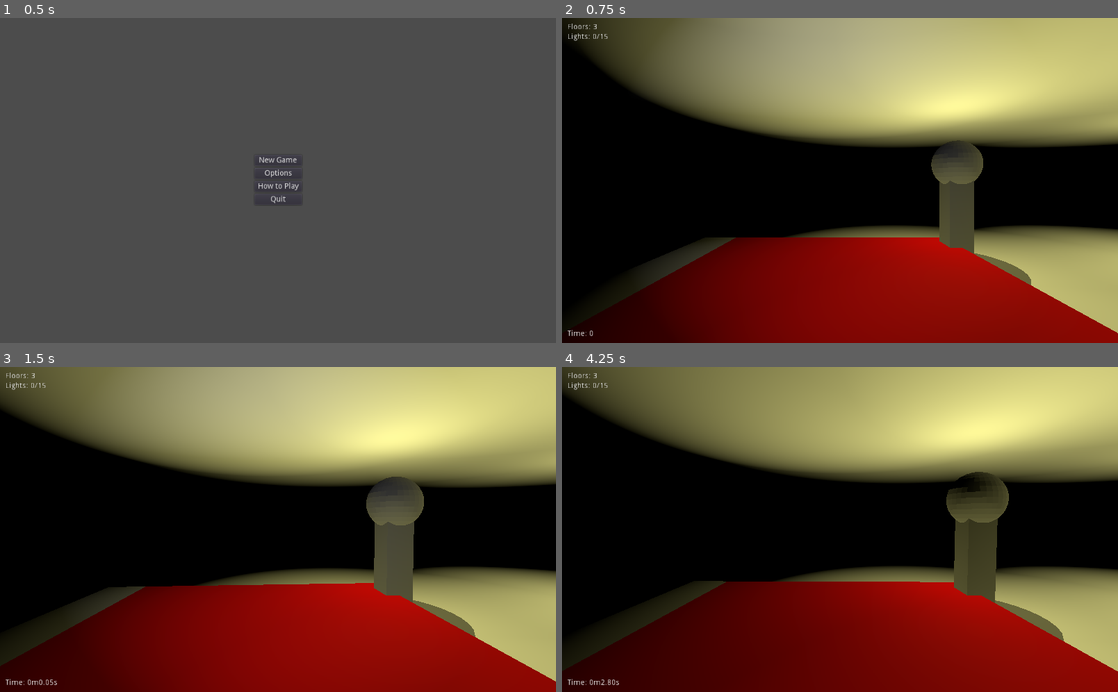
Above: before the commit, frames 1-4 (two rows, left to right).
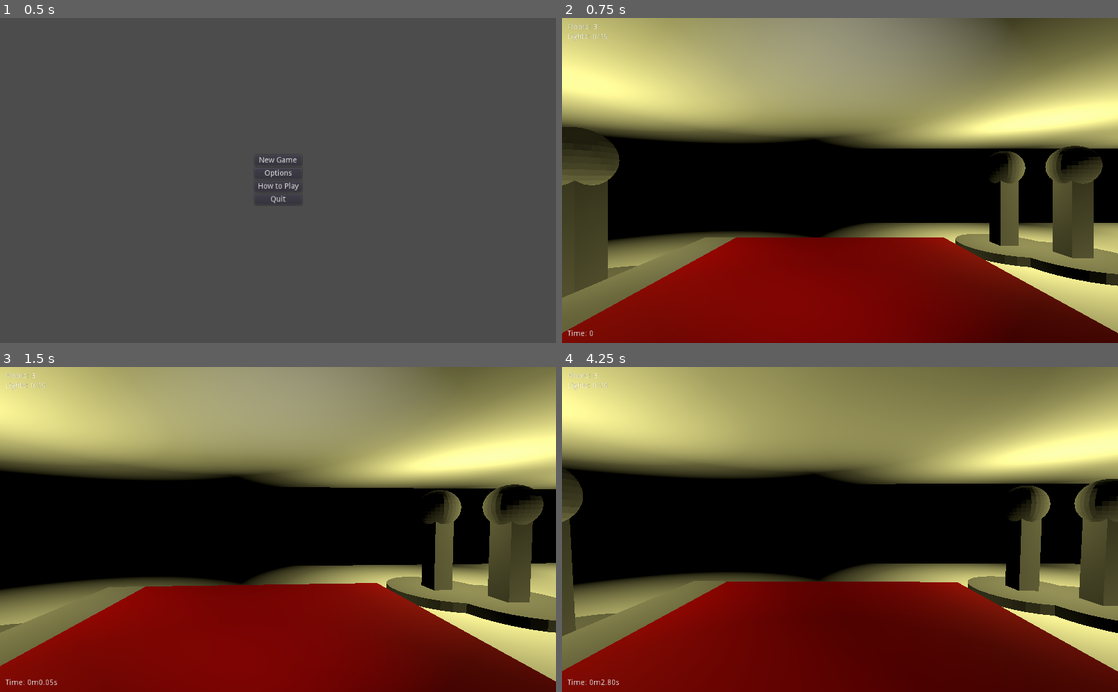
Above: after the commit, the same moments.

Repository: Arc676/Photonic-Salvation
Game: Godot game, scene res://Scenes/Main Menu.tscn
Two runs of this game, one before a commit and one after it. Both use one fixed random seed, a clock stepped at 60 frames per second and the inputs below.
Inputs (mouse positions are in pixels of both pictures, inside the frame that each line leads up to):
- Up to frame 1 (0.5 s): no input
- Up to frame 2 (0.75 s): click "New Game" at 0.5 s
- Up to frame 3 (1.5 s): tap Enter at 1.25 s; move the mouse to (305, 529) at 1.27 s; hold Up (ui_up) from 1.28 s (still down); tap Space (flashlight) at 1.35 s
- Up to frame 4 (4.25 s): keep holding Up (ui_up); move the mouse to (812, 529) at 2.02 s; click (812, 529) at 2.1 s; move the mouse to (851, 523) at 2.77 s; tap Space (flashlight) at 2.85 s; move the mouse to (834, 536) at 3.52 s; click (834, 536) at 3.6 s

Frame 1 is identical in both runs. In frame 2, 65% of the frame differs, in the area x 0-100%, y 0-100%; in frame 3, 60%; in frame 4, 64%.

Commit message:
Improve stair placement
TODO: Fix z-placement

Diff:
--- a/Scripts/World.gd
+++ b/Scripts/World.gd
@@ -57,16 +57,16 @@
 		for _j in range(lights):
 			var newLight = lightObj.instance()
 			newLight.translate(Vector3(
-				rng.randi_range(-size.x / 2, size.x / 2),
+				rng.randi_range(-size.x, size.x) * 0.8,
 				floorHeight,
-				rng.randi_range(-size.z / 2, size.z / 2)
+				rng.randi_range(-size.z, size.z) * 0.8
 			))
 			add_child(newLight)
 
 		# Stairs
 		if i + 1 < floorCount:
 			#var side = rng.randi_range(1, 4)
-			var pos = Vector3(-size.x / 2 - 15, floorHeight, (i % 2) * 10)
+			var pos = Vector3(-size.x - 3.5, floorHeight, (i % 2) * 10)
 			var stairs = stairsObj.instance()
 			stairs.translate(pos)
 			add_child(stairs)
--- a/World Elements/Stairs.tscn
+++ b/World Elements/Stairs.tscn
@@ -15,11 +15,11 @@
 
 [node name="Floor" parent="." instance=ExtResource( 2 )]
 transform = Transform( 1, 0, 0, 0, 1, 0, 0, 0, 1, 0, 0.0398049, 2.88909 )
-width = 7.57743
-depth = 11.7368
+width = 7.0
+depth = 11.0
 
 [node name="Spatial" type="Spatial" parent="."]
-transform = Transform( 1, 0, 0, 0, 1, 0, 0, 0, 1, 1.57466, 0, 0 )
+transform = Transform( 1, 0, 0, 0, 1, 0, 0, 0, 1, 1.9771, 0, 0 )
 
 [node name="CSGBox" type="CSGBox" parent="Spatial"]
 transform = Transform( 1.5, 0, 0, 0, 1.5, 0, 0, 0, 1.5, 0.001, 1.6, 0.011 )
